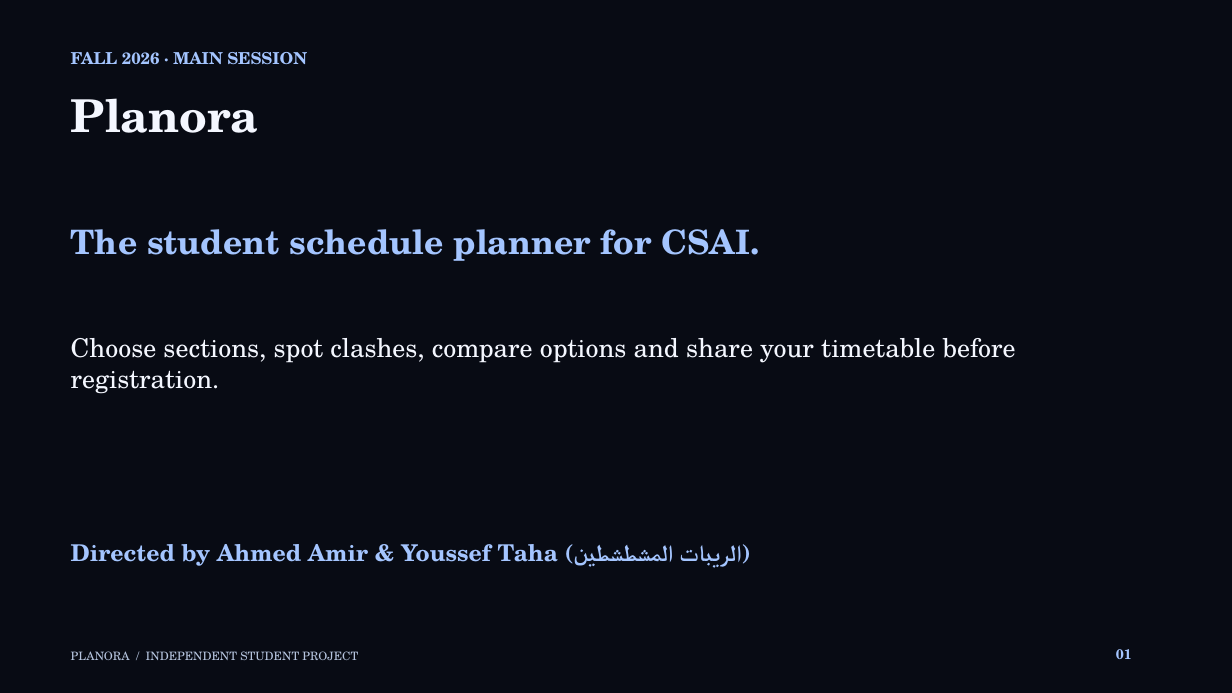
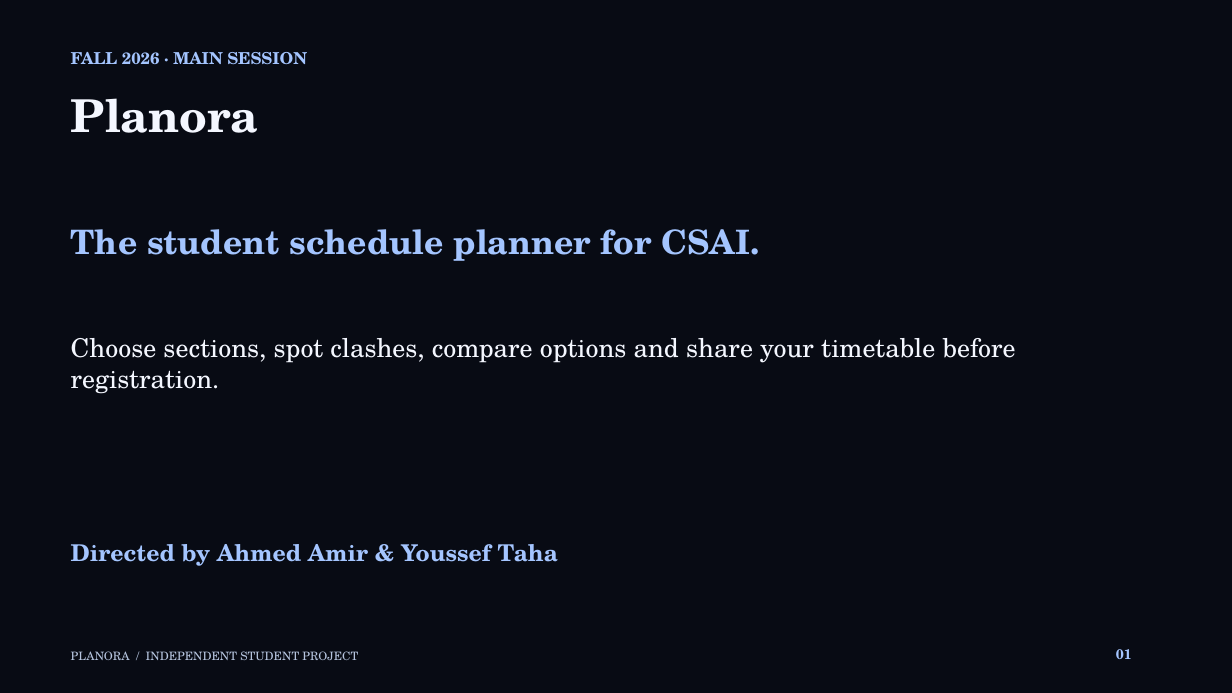
Before and after one commit to Ahmedamir21/Planora, a slide deck: slide 1 of assets/Planora_Overview_2026.pptx. Drawn at 1232x693 pixels with LibreOffice and Linux fonts; fonts in the diff are those of the drawing. Boxes give left, top, right and bottom in pixels: in the first picture for what was removed or moved away, otherwise in the second. Text is boxed around its words. In the diff, an @@ line names an element or a change of style, - is before the commit and + after.

Commit message:
Smaller glass icons, bare lock icon, tooltip above avatars, clean credit in deck

```diff
--- a/assets/Planora_Overview_2026.pptx
+++ b/assets/Planora_Overview_2026.pptx
@@ text at box(71, 544, 558, 566): text changed @@
-Directed by Ahmed Amir & Youssef Taha (الريبات المشطشطين)
+Directed by Ahmed Amir & Youssef Taha
```
Also in this commit, not shown: 9 other files.
